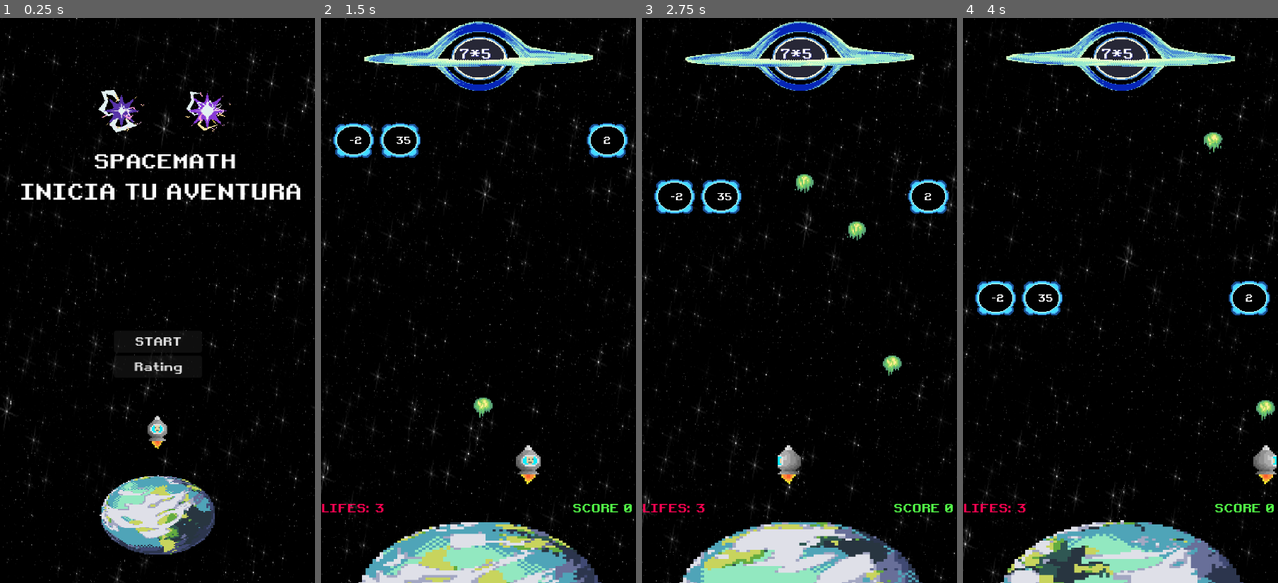
Above: before the commit, frames 1-4 (left to right).
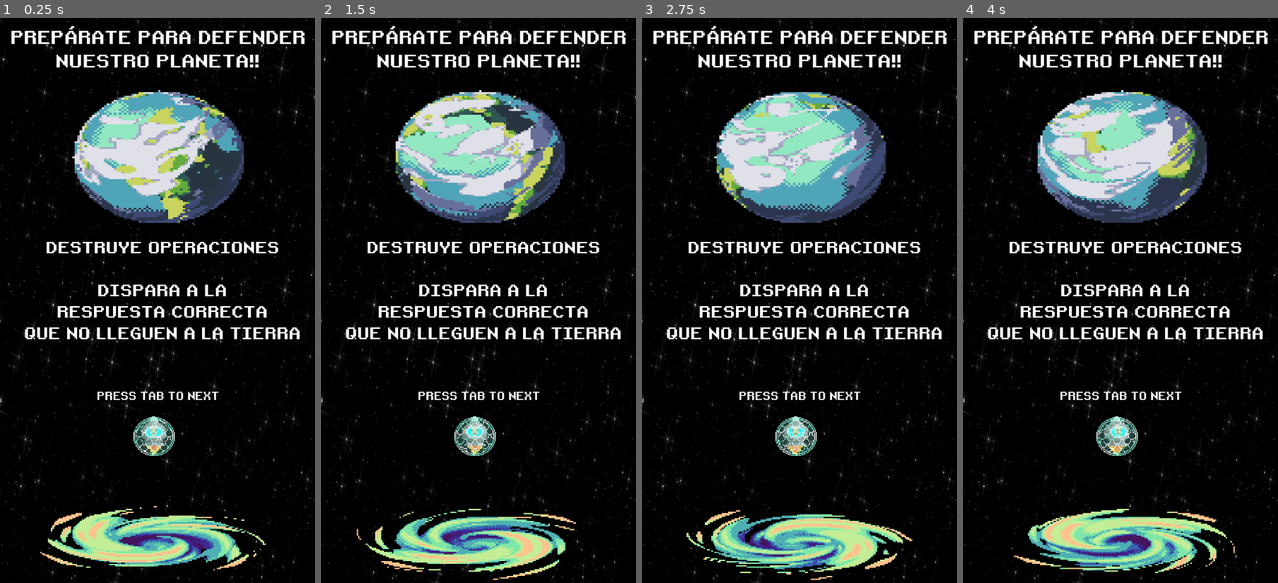
Above: after the commit, the same moments.

Repository: Keeeff9/math-kid
Game: Godot game, scene res://Main_World/Tutorial1.tscn
Two runs of this game, one before a commit and one after it. Both use one fixed random seed, a clock stepped at 60 frames per second and the inputs below. Before the commit the project starts from res://Scenes/menu.tscn. Sound files missing from this copy of the repository are replaced by a short silence.
Inputs (mouse positions are in pixels of both pictures, inside the frame that each line leads up to):
- Up to frame 1 (0.25 s): no input
- Up to frame 2 (1.5 s): click (478, 340) at 0.5 s, where only the run before the commit has a clickable "START"; tap Enter (ui_accept) at 1.25 s; hold Right (ui_right) from 1.28 s (still down)
- Up to frame 3 (2.75 s): tap Enter (ui_accept) at 1.52, 2.27 s; release Right (ui_right) at 2.03 s; hold Left (ui_left) from 2.03 s (still down)
- Up to frame 4 (4 s): release Left (ui_left) at 2.78 s; hold Right (ui_right) from 2.78 s (still down); tap Enter (ui_accept) at 3.77 s

The runs differ from the first frame. In frame 1, 25% of the frame differs, in the area x 0-100%, y 0-100%; in frame 2, 29%; in frame 3, 29%; in frame 4, 29%.

Commit message:
Implementacion de tutoriales

Diff:
--- a/SpaceMath/v.0.2.2/Main_World/mensaje_tutorial.tscn
+++ b/SpaceMath/v.0.2.2/Main_World/Tutorial1.tscn
@@ -1,61 +1,62 @@
-[gd_scene load_steps=83 format=3 uid="uid://sl58n5tnxfrc"]
-
-[ext_resource type="Texture2D" uid="uid://kfxu2dg0ar3g" path="res://Assets/background.png" id="1_q1kxl"]
-[ext_resource type="FontFile" uid="uid://s15272omc2m3" path="res://Assets/fonts/retro.ttf" id="3_owg4d"]
-[ext_resource type="SpriteFrames" uid="uid://f4ea3wc82yqb" path="res://Animations/mainplayerAnimations.tres" id="4_t0mf4"]
-[ext_resource type="Texture2D" uid="uid://cse3f6f1uv68h" path="res://Assets/Main Ship - Shields - Round Shield.png" id="5_mfuiy"]
-[ext_resource type="SpriteFrames" uid="uid://cjhbddv6xf4qq" path="res://Animations/menu.tres" id="6_t6ujs"]
-[ext_resource type="Texture2D" uid="uid://dbqs21kxowju6" path="res://Assets/portal.png" id="6_wtjh7"]
+[gd_scene load_steps=85 format=3 uid="uid://sl58n5tnxfrc"]
+
+[ext_resource type="Script" path="res://Scripts/Tutorial1.gd" id="1_ccbku"]
+[ext_resource type="Texture2D" uid="uid://kfxu2dg0ar3g" path="res://Assets/background.png" id="2_w6uy7"]
+[ext_resource type="FontFile" uid="uid://s15272omc2m3" path="res://Assets/fonts/retro.ttf" id="3_qsyix"]
+[ext_resource type="SpriteFrames" uid="uid://f4ea3wc82yqb" path="res://Animations/mainplayerAnimations.tres" id="4_o4w58"]
+[ext_resource type="Texture2D" uid="uid://cse3f6f1uv68h" path="res://Assets/Main Ship - Shields - Round Shield.png" id="5_8n0xs"]
+[ext_resource type="SpriteFrames" uid="uid://cjhbddv6xf4qq" path="res://Animations/menu.tres" id="6_tuyt0"]
+[ext_resource type="Texture2D" uid="uid://dbqs21kxowju6" path="res://Assets/portal.png" id="7_h7vdy"]
 
 [sub_resource type="LabelSettings" id="LabelSettings_prhtb"]
 font_size = 39
 
 [sub_resource type="AtlasTexture" id="AtlasTexture_o4low"]
-atlas = ExtResource("5_mfuiy")
+atlas = ExtResource("5_8n0xs")
 region = Rect2(0, 0, 64, 64)
 
 [sub_resource type="AtlasTexture" id="AtlasTexture_umrhe"]
-atlas = ExtResource("5_mfuiy")
+atlas = ExtResource("5_8n0xs")
 region = Rect2(64, 0, 64, 64)
 
 [sub_resource type="AtlasTexture" id="AtlasTexture_rnq52"]
-atlas = ExtResource("5_mfuiy")
+atlas = ExtResource("5_8n0xs")
 region = Rect2(128, 0, 64, 64)
 
 [sub_resource type="AtlasTexture" id="AtlasTexture_xtvpw"]
-atlas = ExtResource("5_mfuiy")
+atlas = ExtResource("5_8n0xs")
 region = Rect2(192, 0, 64, 64)
 
 [sub_resource type="AtlasTexture" id="AtlasTexture_hqqf6"]
-atlas = ExtResource("5_mfuiy")
+atlas = ExtResource("5_8n0xs")
 region = Rect2(256, 0, 64, 64)
 
 [sub_resource type="AtlasTexture" id="AtlasTexture_pu4m8"]
-atlas = ExtResource("5_mfuiy")
+atlas = ExtResource("5_8n0xs")
 region = Rect2(320, 0, 64, 64)
 
 [sub_resource type="AtlasTexture" id="AtlasTexture_vq4f3"]
-atlas = ExtResource("5_mfuiy")
+atlas = ExtResource("5_8n0xs")
 region = Rect2(384, 0, 64, 64)
 
 [sub_resource type="AtlasTexture" id="AtlasTexture_f2sn5"]
-atlas = ExtResource("5_mfuiy")
+atlas = ExtResource("5_8n0xs")
 region = Rect2(448, 0, 64, 64)
 
 [sub_resource type="AtlasTexture" id="AtlasTexture_tisdq"]
-atlas = ExtResource("5_mfuiy")
+atlas = ExtResource("5_8n0xs")
 region = Rect2(512, 0, 64, 64)
 
 [sub_resource type="AtlasTexture" id="AtlasTexture_m4yyo"]
-atlas = ExtResource("5_mfuiy")
+atlas = ExtResource("5_8n0xs")
 region = Rect2(576, 0, 64, 64)
 
 [sub_resource type="AtlasTexture" id="AtlasTexture_eql1a"]
-atlas = ExtResource("5_mfuiy")
+atlas = ExtResource("5_8n0xs")
 region = Rect2(640, 0, 64, 64)
 
 [sub_resource type="AtlasTexture" id="AtlasTexture_pudlg"]
-atlas = ExtResource("5_mfuiy")
+atlas = ExtResource("5_8n0xs")
 region = Rect2(704, 0, 64, 64)
 
 [sub_resource type="SpriteFrames" id="SpriteFrames_0gjis"]
@@ -533,19 +534,24 @@
 [sub_resource type="LabelSettings" id="LabelSettings_fvm4b"]
 font_size = 35
 
-[node name="Mensaje - Tutorial" type="Control"]
+[sub_resource type="LabelSettings" id="LabelSettings_wsfx1"]
+font = ExtResource("3_qsyix")
+font_size = 23
+
+[node name="Tutorial1" type="Control"]
 layout_mode = 3
 anchors_preset = 15
 anchor_right = 1.0
 anchor_bottom = 1.0
 grow_horizontal = 2
 grow_vertical = 2
+script = ExtResource("1_ccbku")
 
 [node name="Background" type="Sprite2D" parent="."]
 texture_filter = 1
 position = Vector2(355.499, 617.999)
 scale = Vector2(1.48242, 2.57031)
-texture = ExtResource("1_q1kxl")
+texture = ExtResource("2_w6uy7")
 
 [node name="Title" type="Label" parent="."]
 layout_mode = 1
@@ -553,21 +559,20 @@
 anchor_left = 0.5
 anchor_right = 0.5
 offset_left = -332.5
+offset_top = 19.0
 offset_right = 332.5
-offset_bottom = 165.0
+offset_bottom = 122.0
 grow_horizontal = 2
-theme_override_fonts/font = ExtResource("3_owg4d")
+theme_override_fonts/font = ExtResource("3_qsyix")
 text = "PREPÁRATE PARA DEFENDER
-NUESTRO PLANETA!!
-
-"
+NUESTRO PLANETA!!"
 label_settings = SubResource("LabelSettings_prhtb")
 horizontal_alignment = 1
 
 [node name="AnimatedSprite2D" type="AnimatedSprite2D" parent="."]
 position = Vector2(344, 936)
 scale = Vector2(4, 3.625)
-sprite_frames = ExtResource("4_t0mf4")
+sprite_frames = ExtResource("4_o4w58")
 animation = &"menu"
 autoplay = "menu"
 frame_progress = 0.957988
@@ -582,9 +587,9 @@
 
 [node name="Planet" type="AnimatedSprite2D" parent="."]
 texture_filter = 1
-position = Vector2(352, 352)
-scale = Vector2(6.85714, 4.95715)
-sprite_frames = ExtResource("6_t6ujs")
+position = Vector2(354, 310)
+scale = Vector2(5.48571, 4.25)
+sprite_frames = ExtResource("6_tuyt0")
 autoplay = "default"
 frame_progress = 0.498066
 
@@ -602,19 +607,26 @@
 anchor_top = 1.0
 anchor_right = 0.5
 anchor_bottom = 1.0
-offset_left = -398.5
-offset_top = -698.0
-offset_right = 398.5
-offset_bottom = -413.0
+offset_left = -388.5
+offset_top = -773.0
+offset_right = 408.5
+offset_bottom = -531.0
 grow_horizontal = 2
 grow_vertical = 0
-theme_override_fonts/font = ExtResource("3_owg4d")
+theme_override_fonts/font = ExtResource("3_qsyix")
 text = "DESTRUYE OPERACIONES
 
 DISPARA A LA
 RESPUESTA CORRECTA
-QUE NO LLEGUEN A LA TIERRA
-
-"
+QUE NO LLEGUEN A LA TIERRA"
 label_settings = SubResource("LabelSettings_fvm4b")
 horizontal_alignment = 1
+
+[node name="CONTROL" type="Label" parent="."]
+layout_mode = 0
+offset_left = 216.0
+offset_top = 832.0
+offset_right = 490.0
+offset_bottom = 868.0
+text = "PRESS TAB TO NEXT"
+label_settings = SubResource("LabelSettings_wsfx1")
--- a/SpaceMath/v.0.2.2/Main_World/move_tutorial.tscn
+++ b/SpaceMath/v.0.2.2/Main_World/move_tutorial2.tscn
@@ -1,13 +1,14 @@
-[gd_scene load_steps=71 format=3 uid="uid://dwwbhsphy50t8"]
-
-[ext_resource type="Texture2D" uid="uid://kfxu2dg0ar3g" path="res://Assets/background.png" id="1_x48ai"]
-[ext_resource type="FontFile" uid="uid://s15272omc2m3" path="res://Assets/fonts/retro.ttf" id="2_i8mtd"]
-[ext_resource type="PackedScene" uid="uid://dndkq82gsvscg" path="res://Scenes/collision.tscn" id="3_xnyji"]
-[ext_resource type="PackedScene" uid="uid://83t1p7bbqvfx" path="res://Scenes/player.tscn" id="4_jnykm"]
-[ext_resource type="Texture2D" uid="uid://dbqs21kxowju6" path="res://Assets/portal.png" id="5_0xony"]
+[gd_scene load_steps=73 format=3 uid="uid://dwwbhsphy50t8"]
+
+[ext_resource type="Script" path="res://Scripts/tutorial2.gd" id="1_qp0yu"]
+[ext_resource type="Texture2D" uid="uid://kfxu2dg0ar3g" path="res://Assets/background.png" id="2_rw0wu"]
+[ext_resource type="PackedScene" uid="uid://dndkq82gsvscg" path="res://Scenes/collision.tscn" id="3_0gjgr"]
+[ext_resource type="PackedScene" uid="uid://83t1p7bbqvfx" path="res://Scenes/player.tscn" id="4_k5ksa"]
+[ext_resource type="FontFile" uid="uid://s15272omc2m3" path="res://Assets/fonts/retro.ttf" id="5_q6a0c"]
+[ext_resource type="Texture2D" uid="uid://dbqs21kxowju6" path="res://Assets/portal.png" id="6_70sw8"]
 
 [sub_resource type="LabelSettings" id="LabelSettings_qiwce"]
-font = ExtResource("2_i8mtd")
+font = ExtResource("5_q6a0c")
 font_size = 31
 
 [sub_resource type="LabelSettings" id="LabelSettings_1m0v7"]
@@ -16,249 +17,253 @@
 
 [sub_resource type="LabelSettings" id="LabelSettings_d77su"]
 font_size = 31
-font_color = Color(0.129412, 1, 0.25098, 1)
+font_color = Color(0.408992, 0.944882, 0.77104, 1)
 
 [sub_resource type="LabelSettings" id="LabelSettings_54mjh"]
 font_size = 37
 
+[sub_resource type="LabelSettings" id="LabelSettings_e5yi4"]
+font = ExtResource("5_q6a0c")
+font_size = 24
+
 [sub_resource type="AtlasTexture" id="AtlasTexture_7iebl"]
-atlas = ExtResource("5_0xony")
+atlas = ExtResource("6_70sw8")
 region = Rect2(0, 0, 160, 160)
 
 [sub_resource type="AtlasTexture" id="AtlasTexture_ih0f5"]
-atlas = ExtResource("5_0xony")
+atlas = ExtResource("6_70sw8")
 region = Rect2(160, 0, 160, 160)
 
 [sub_resource type="AtlasTexture" id="AtlasTexture_oagh3"]
-atlas = ExtResource("5_0xony")
+atlas = ExtResource("6_70sw8")
 region = Rect2(320, 0, 160, 160)
 
 [sub_resource type="AtlasTexture" id="AtlasTexture_n66uo"]
-atlas = ExtResource("5_0xony")
+atlas = ExtResource("6_70sw8")
 region = Rect2(480, 0, 160, 160)
 
 [sub_resource type="AtlasTexture" id="AtlasTexture_sh13s"]
-atlas = ExtResource("5_0xony")
+atlas = ExtResource("6_70sw8")
 region = Rect2(640, 0, 160, 160)
 
 [sub_resource type="AtlasTexture" id="AtlasTexture_vmnj7"]
-atlas = ExtResource("5_0xony")
+atlas = ExtResource("6_70sw8")
 region = Rect2(800, 0, 160, 160)
 
 [sub_resource type="AtlasTexture" id="AtlasTexture_222md"]
-atlas = ExtResource("5_0xony")
+atlas = ExtResource("6_70sw8")
 region = Rect2(960, 0, 160, 160)
 
 [sub_resource type="AtlasTexture" id="AtlasTexture_5l14y"]
-atlas = ExtResource("5_0xony")
+atlas = ExtResource("6_70sw8")
 region = Rect2(1120, 0, 160, 160)
 
 [sub_resource type="AtlasTexture" id="AtlasTexture_x0avh"]
-atlas = ExtResource("5_0xony")
+atlas = ExtResource("6_70sw8")
 region = Rect2(1280, 0, 160, 160)
 
 [sub_resource type="AtlasTexture" id="AtlasTexture_vgewr"]
-atlas = ExtResource("5_0xony")
+atlas = ExtResource("6_70sw8")
 region = Rect2(1440, 0, 160, 160)
 
 [sub_resource type="AtlasTexture" id="AtlasTexture_lhx26"]
-atlas = ExtResource("5_0xony")
+atlas = ExtResource("6_70sw8")
 region = Rect2(1600, 0, 160, 160)
 
 [sub_resource type="AtlasTexture" id="AtlasTexture_1e6lr"]
-atlas = ExtResource("5_0xony")
+atlas = ExtResource("6_70sw8")
 region = Rect2(1760, 0, 160, 160)
 
 [sub_resource type="AtlasTexture" id="AtlasTexture_akevn"]
-atlas = ExtResource("5_0xony")
+atlas = ExtResource("6_70sw8")
 region = Rect2(1920, 0, 160, 160)
 
 [sub_resource type="AtlasTexture" id="AtlasTexture_lc66d"]
-atlas = ExtResource("5_0xony")
+atlas = ExtResource("6_70sw8")
 region = Rect2(2080, 0, 160, 160)
 
 [sub_resource type="AtlasTexture" id="AtlasTexture_g2f6a"]
-atlas = ExtResource("5_0xony")
+atlas = ExtResource("6_70sw8")
 region = Rect2(2240, 0, 160, 160)
 
 [sub_resource type="AtlasTexture" id="AtlasTexture_5g0pn"]
-atlas = ExtResource("5_0xony")
+atlas = ExtResource("6_70sw8")
 region = Rect2(2400, 0, 160, 160)
 
 [sub_resource type="AtlasTexture" id="AtlasTexture_t11r7"]
-atlas = ExtResource("5_0xony")
+atlas = ExtResource("6_70sw8")
 region = Rect2(2560, 0, 160, 160)
 
 [sub_resource type="AtlasTexture" id="AtlasTexture_tcfml"]
-atlas = ExtResource("5_0xony")
+atlas = ExtResource("6_70sw8")
 region = Rect2(2720, 0, 160, 160)
 
 [sub_resource type="AtlasTexture" id="AtlasTexture_5bq4i"]
-atlas = ExtResource("5_0xony")
+atlas = ExtResource("6_70sw8")
 region = Rect2(2880, 0, 160, 160)
 
 [sub_resource type="AtlasTexture" id="AtlasTexture_0pbrc"]
-atlas = ExtResource("5_0xony")
+atlas = ExtResource("6_70sw8")
 region = Rect2(3040, 0, 160, 160)
 
 [sub_resource type="AtlasTexture" id="AtlasTexture_y1bd4"]
-atlas = ExtResource("5_0xony")
+atlas = ExtResource("6_70sw8")
 region = Rect2(3200, 0, 160, 160)
 
 [sub_resource type="AtlasTexture" id="AtlasTexture_p22su"]
-atlas = ExtResource("5_0xony")
+atlas = ExtResource("6_70sw8")
 region = Rect2(3360, 0, 160, 160)
 
 [sub_resource type="AtlasTexture" id="AtlasTexture_xmosb"]
-atlas = ExtResource("5_0xony")
+atlas = ExtResource("6_70sw8")
 region = Rect2(3520, 0, 160, 160)
 
 [sub_resource type="AtlasTexture" id="AtlasTexture_skk5e"]
-atlas = ExtResource("5_0xony")
+atlas = ExtResource("6_70sw8")
 region = Rect2(3680, 0, 160, 160)
 
 [sub_resource type="AtlasTexture" id="AtlasTexture_w4ghx"]
-atlas = ExtResource("5_0xony")
+atlas = ExtResource("6_70sw8")
 region = Rect2(3840, 0, 160, 160)
 
 [sub_resource type="AtlasTexture" id="AtlasTexture_tlh2u"]
-atlas = ExtResource("5_0xony")
+atlas = ExtResource("6_70sw8")
 region = Rect2(4000, 0, 160, 160)
 
 [sub_resource type="AtlasTexture" id="AtlasTexture_3acfq"]
-atlas = ExtResource("5_0xony")
+atlas = ExtResource("6_70sw8")
 region = Rect2(4160, 0, 160, 160)
 
 [sub_resource type="AtlasTexture" id="AtlasTexture_xq1ee"]
-atlas = ExtResource("5_0xony")
+atlas = ExtResource("6_70sw8")
 region = Rect2(4320, 0, 160, 160)
 
 [sub_resource type="AtlasTexture" id="AtlasTexture_k0mov"]
-atlas = ExtResource("5_0xony")
+atlas = ExtResource("6_70sw8")
 region = Rect2(4480, 0, 160, 160)
 
 [sub_resource type="AtlasTexture" id="AtlasTexture_4rwta"]
-atlas = ExtResource("5_0xony")
+atlas = ExtResource("6_70sw8")
 region = Rect2(4640, 0, 160, 160)
 
 [sub_resource type="AtlasTexture" id="AtlasTexture_8nlcf"]
-atlas = ExtResource("5_0xony")
+atlas = ExtResource("6_70sw8")
 region = Rect2(4800, 0, 160, 160)
 
 [sub_resource type="AtlasTexture" id="AtlasTexture_3usu5"]
-atlas = ExtResource("5_0xony")
+atlas = ExtResource("6_70sw8")
 region = Rect2(4960, 0, 160, 160)
 
 [sub_resource type="AtlasTexture" id="AtlasTexture_crxf8"]
-atlas = ExtResource("5_0xony")
+atlas = ExtResource("6_70sw8")
 region = Rect2(5120, 0, 160, 160)
 
 [sub_resource type="AtlasTexture" id="AtlasTexture_w4fid"]
-atlas = ExtResource("5_0xony")
+atlas = ExtResource("6_70sw8")
 region = Rect2(5280, 0, 160, 160)
 
 [sub_resource type="AtlasTexture" id="AtlasTexture_151hq"]
-atlas = ExtResource("5_0xony")
+atlas = ExtResource("6_70sw8")
 region = Rect2(5440, 0, 160, 160)
 
 [sub_resource type="AtlasTexture" id="AtlasTexture_b3vwy"]
-atlas = ExtResource("5_0xony")
+atlas = ExtResource("6_70sw8")
 region = Rect2(5600, 0, 160, 160)
 
 [sub_resource type="AtlasTexture" id="AtlasTexture_c6581"]
-atlas = ExtResource("5_0xony")
+atlas = ExtResource("6_70sw8")
 region = Rect2(5760, 0, 160, 160)
 
 [sub_resource type="AtlasTexture" id="AtlasTexture_d0xv2"]
-atlas = ExtResource("5_0xony")
+atlas = ExtResource("6_70sw8")
 region = Rect2(5920, 0, 160, 160)
 
 [sub_resource type="AtlasTexture" id="AtlasTexture_vxv8h"]
-atlas = ExtResource("5_0xony")
+atlas = ExtResource("6_70sw8")
 region = Rect2(6080, 0, 160, 160)
 
 [sub_resource type="AtlasTexture" id="AtlasTexture_25mxw"]
-atlas = ExtResource("5_0xony")
+atlas = ExtResource("6_70sw8")
 region = Rect2(6240, 0, 160, 160)
 
 [sub_resource type="AtlasTexture" id="AtlasTexture_bii88"]
-atlas = ExtResource("5_0xony")
+atlas = ExtResource("6_70sw8")
 region = Rect2(6400, 0, 160, 160)
 
 [sub_resource type="AtlasTexture" id="AtlasTexture_yed7g"]
-atlas = ExtResource("5_0xony")
+atlas = ExtResource("6_70sw8")
 region = Rect2(6560, 0, 160, 160)
 
 [sub_resource type="AtlasTexture" id="AtlasTexture_m5ahp"]
-atlas = ExtResource("5_0xony")
+atlas = ExtResource("6_70sw8")
 region = Rect2(6720, 0, 160, 160)
 
 [sub_resource type="AtlasTexture" id="AtlasTexture_qmiw7"]
-atlas = ExtResource("5_0xony")
+atlas = ExtResource("6_70sw8")
 region = Rect2(6880, 0, 160, 160)
 
 [sub_resource type="AtlasTexture" id="AtlasTexture_l6smn"]
-atlas = ExtResource("5_0xony")
+atlas = ExtResource("6_70sw8")
 region = Rect2(7040, 0, 160, 160)
 
 [sub_resource type="AtlasTexture" id="AtlasTexture_gtl6d"]
-atlas = ExtResource("5_0xony")
+atlas = ExtResource("6_70sw8")
 region = Rect2(7200, 0, 160, 160)
 
 [sub_resource type="AtlasTexture" id="AtlasTexture_4wiw5"]
-atlas = ExtResource("5_0xony")
+atlas = ExtResource("6_70sw8")
 region = Rect2(7360, 0, 160, 160)
 
 [sub_resource type="AtlasTexture" id="AtlasTexture_jjjdd"]
-atlas = ExtResource("5_0xony")
+atlas = ExtResource("6_70sw8")
 region = Rect2(7520, 0, 160, 160)
 
 [sub_resource type="AtlasTexture" id="AtlasTexture_v8vks"]
-atlas = ExtResource("5_0xony")
+atlas = ExtResource("6_70sw8")
 region = Rect2(7680, 0, 160, 160)
 
 [sub_resource type="AtlasTexture" id="AtlasTexture_f1fpt"]
-atlas = ExtResource("5_0xony")
+atlas = ExtResource("6_70sw8")
 region = Rect2(7840, 0, 160, 160)
 
 [sub_resource type="AtlasTexture" id="AtlasTexture_xj5hw"]
-atlas = ExtResource("5_0xony")
+atlas = ExtResource("6_70sw8")
 region = Rect2(8000, 0, 160, 160)
 
 [sub_resource type="AtlasTexture" id="AtlasTexture_tcub8"]
-atlas = ExtResource("5_0xony")
+atlas = ExtResource("6_70sw8")
 region = Rect2(8160, 0, 160, 160)
 
 [sub_resource type="AtlasTexture" id="AtlasTexture_jvka0"]
-atlas = ExtResource("5_0xony")
+atlas = ExtResource("6_70sw8")
 region = Rect2(8320, 0, 160, 160)
 
 [sub_resource type="AtlasTexture" id="AtlasTexture_oirhp"]
-atlas = ExtResource("5_0xony")
+atlas = ExtResource("6_70sw8")
 region = Rect2(8480, 0, 160, 160)
 
 [sub_resource type="AtlasTexture" id="AtlasTexture_sttc1"]
-atlas = ExtResource("5_0xony")
+atlas = ExtResource("6_70sw8")
 region = Rect2(8640, 0, 160, 160)
 
 [sub_resource type="AtlasTexture" id="AtlasTexture_t6obu"]
-atlas = ExtResource("5_0xony")
+atlas = ExtResource("6_70sw8")
 region = Rect2(8800, 0, 160, 160)
 
 [sub_resource type="AtlasTexture" id="AtlasTexture_byy34"]
-atlas = ExtResource("5_0xony")
+atlas = ExtResource("6_70sw8")
 region = Rect2(8960, 0, 160, 160)
 
 [sub_resource type="AtlasTexture" id="AtlasTexture_mih8e"]
-atlas = ExtResource("5_0xony")
+atlas = ExtResource("6_70sw8")
 region = Rect2(9120, 0, 160, 160)
 
 [sub_resource type="AtlasTexture" id="AtlasTexture_ulahr"]
-atlas = ExtResource("5_0xony")
+atlas = ExtResource("6_70sw8")
 region = Rect2(9280, 0, 160, 160)
 
 [sub_resource type="AtlasTexture" id="AtlasTexture_grmwf"]
-atlas = ExtResource("5_0xony")
+atlas = ExtResource("6_70sw8")
 region = Rect2(9440, 0, 160, 160)
 
 [sub_resource type="SpriteFrames" id="SpriteFrames_qwa04"]
@@ -456,34 +461,44 @@
 anchor_bottom = 1.0
 grow_horizontal = 2
 grow_vertical = 2
+script = ExtResource("1_qp0yu")
 
 [node name="Background" type="Sprite2D" parent="."]
 texture_filter = 1
 position = Vector2(355.499, 617.999)
 scale = Vector2(1.48242, 2.57031)
-texture = ExtResource("1_x48ai")
-
-[node name="Colisiones" parent="." instance=ExtResource("3_xnyji")]
-
-[node name="Jugador" parent="." instance=ExtResource("4_jnykm")]
+texture = ExtResource("2_rw0wu")
+
+[node name="Colisiones" parent="." instance=ExtResource("3_0gjgr")]
+
+[node name="Jugador" parent="." instance=ExtResource("4_k5ksa")]
 position = Vector2(360, 920)
 
 [node name="m" type="Label" parent="."]
 layout_mode = 0
 offset_left = 103.0
-offset_top = 352.0
-offset_right = 213.0
-offset_bottom = 435.0
+offset_top = 214.0
+offset_right = 220.0
+offset_bottom = 297.0
 text = "PULSA
  "
 label_settings = SubResource("LabelSettings_qiwce")
 
-[node name="m2" type="Label" parent="."]
+[node name="m7" type="Label" parent="."]
+layout_mode = 0
+offset_left = 303.0
+offset_top = 493.0
+offset_right = 431.0
+offset_bottom = 534.0
+text = "PULSA "
+label_settings = SubResource("LabelSettings_qiwce")
+
+[node name="flechas" type="Label" parent="."]
 layout_mode = 0
 offset_left = 97.0
-offset_top = 432.0
+offset_top = 279.0
 offset_right = 222.0
-offset_bottom = 505.0
+offset_bottom = 352.0
 text = "<--    -->"
 label_settings = SubResource("LabelSettings_1m0v7")
 vertical_alignment = 1
@@ -491,38 +506,57 @@
 [node name="m3" type="Label" parent="."]
 layout_mode = 0
 offset_left = 30.0
-offset_top = 543.0
+offset_top = 390.0
 offset_right = 305.0
-offset_bottom = 583.0
+offset_bottom = 430.0
 text = "PARA MOVERTE"
 label_settings = SubResource("LabelSettings_qiwce")
 
 [node name="m4" type="Label" parent="."]
 layout_mode = 0
 offset_left = 456.0
-offset_top = 352.0
+offset_top = 215.0
 offset_right = 576.0
-offset_bottom = 392.0
+offset_bottom = 255.0
 text = "PULSA"
 label_settings = SubResource("LabelSettings_qiwce")
 
-[node name="m5" type="Label" parent="."]
+[node name="space" type="Label" parent="."]
 layout_mode = 0
 offset_left = 456.0
-offset_top = 432.0
+offset_top = 279.0
 offset_right = 592.0
-offset_bottom = 505.0
+offset_bottom = 352.0
 text = "(SPACE)"
 label_settings = SubResource("LabelSettings_d77su")
 vertical_alignment = 1
 
+[node name="tab" type="Label" parent="."]
+layout_mode = 0
+offset_left = 319.0
+offset_top = 544.0
+offset_right = 408.0
+offset_bottom = 617.0
+text = "(TAB)"
+label_settings = SubResource("LabelSettings_d77su")
+vertical_alignment = 1
+
 [node name="m6" type="Label" parent="."]
 layout_mode = 0
 offset_left = 369.0
-offset_top = 543.0
+offset_top = 390.0
 offset_right = 665.0
-offset_bottom = 583.0
+offset_bottom = 430.0
 text = "PARA DISPARAR"
+label_settings = SubResource("LabelSettings_qiwce")
+
+[node name="m9" type="Label" parent="."]
+layout_mode = 0
+offset_left = 248.0
+offset_top = 626.0
+offset_right = 508.0
+offset_bottom = 666.0
+text = "PARA PAUSAR"
 label_settings = SubResource("LabelSettings_qiwce")
 
 [node name="Title" type="Label" parent="."]
@@ -533,15 +567,21 @@
 offset_left = -336.5
 offset_top = 56.0
 offset_right = 331.5
-offset_bottom = 221.0
+offset_bottom = 116.0
 grow_horizontal = 2
-theme_override_fonts/font = ExtResource("2_i8mtd")
-text = "ESTO TE PUEDE AYUDAR
-(TAB) PARA SALTAR TUTORIAL
-
-"
+theme_override_fonts/font = ExtResource("5_q6a0c")
+text = "ESTO TE PUEDE AYUDAR"
 label_settings = SubResource("LabelSettings_54mjh")
 horizontal_alignment = 1
+
+[node name="CONTROL" type="Label" parent="."]
+layout_mode = 0
+offset_left = 233.0
+offset_top = 772.0
+offset_right = 543.0
+offset_bottom = 808.0
+text = "PRESS TAB TO NEXT"
+label_settings = SubResource("LabelSettings_e5yi4")
 
 [node name="AnimatedSprite2D" type="AnimatedSprite2D" parent="."]
 position = Vector2(352, 1152)
--- /dev/null
+++ b/SpaceMath/v.0.2.2/Scripts/Tutorial1.gd
@@ -0,0 +1,14 @@
+extends Control
+
+
+# Called when the node enters the scene tree for the first time.
+func _ready() -> void:
+	pass # Replace with function body.
+
+
+# Called every frame. 'delta' is the elapsed time since the previous frame.
+func _process(delta: float) -> void:
+	pass
+func _input(event: InputEvent) -> void:
+	if event.is_action_pressed("tab_pause"):
+		get_tree().change_scene_to_file("res://Scenes/menu.tscn")
--- a/SpaceMath/v.0.2.2/Scripts/enemy.gd
+++ b/SpaceMath/v.0.2.2/Scripts/enemy.gd
@@ -2,7 +2,7 @@
 extends Area2D
 
 var choque_enemy := false
-var gravityy: Vector2 = Vector2(0, 65)
+var gravityy: Vector2 = Vector2(0, 70)
 var velocity: Vector2 = Vector2.ZERO
 @onready var enemy_animation: AnimatedSprite2D = $Animations
 @onready var respuesta: Label = $Respuesta
--- a/SpaceMath/v.0.2.2/Scripts/menu.gd
+++ b/SpaceMath/v.0.2.2/Scripts/menu.gd
@@ -24,7 +24,7 @@
 #Boton Comenzar
 func _on_start_button_pressed() -> void:
 	GlobalVariables.global_Resetlife()
-	get_tree().change_scene_to_file("res://Main_World/world.tscn")
+	get_tree().change_scene_to_file("res://Main_World/move_tutorial2.tscn")
 	print("Game started")
 
 func lifeCero_Gameover():
--- /dev/null
+++ b/SpaceMath/v.0.2.2/Scripts/tutorial2.gd
@@ -0,0 +1,15 @@
+extends Control
+
+
+# Called when the node enters the scene tree for the first time.
+func _ready() -> void:
+	pass # Replace with function body.
+
+
+# Called every frame. 'delta' is the elapsed time since the previous frame.
+func _process(delta: float) -> void:
+	pass
+
+func _input(event: InputEvent) -> void:
+	if event.is_action_pressed("tab_pause"):
+		get_tree().change_scene_to_file("res://Main_World/world.tscn")
--- a/SpaceMath/v.0.2.2/project.godot
+++ b/SpaceMath/v.0.2.2/project.godot
@@ -11,7 +11,7 @@
 [application]
 
 config/name="MathKID"
-run/main_scene="res://Scenes/menu.tscn"
+run/main_scene="res://Main_World/Tutorial1.tscn"
 config/features=PackedStringArray("4.3", "GL Compatibility")
 
 [autoload]
@@ -58,6 +58,16 @@
 "events": [Object(InputEventKey,"resource_local_to_scene":false,"resource_name":"","device":-1,"window_id":0,"alt_press …(195 unchanged characters)…
 ]
 }
+control={
+"deadzone": 0.5,
+"events": [Object(InputEventKey,"resource_local_to_scene":false,"resource_name":"","device":-1,"window_id":0,"alt_pressed":false,"shift_pressed":false,"ctrl_pressed":false,"meta_pressed":false,"pressed":false,"keycode":0,"physical_keycode":4194326,"key_label":0,"unicode":0,"location":0,"echo":false,"script":null)
+]
+}
+space={
+"deadzone": 0.5,
+"events": [Object(InputEventKey,"resource_local_to_scene":false,"resource_name":"","device":-1,"window_id":0,"alt_pressed":false,"shift_pressed":false,"ctrl_pressed":false,"meta_pressed":false,"pressed":false,"keycode":0,"physical_keycode":32,"key_label":0,"unicode":32,"location":0,"echo":false,"script":null)
+]
+}
 
 [rendering]
 
Not shown: 1 places in SpaceMath/v.0.2.2/Main_World/Tutorial1.tscn that only renumber resources
